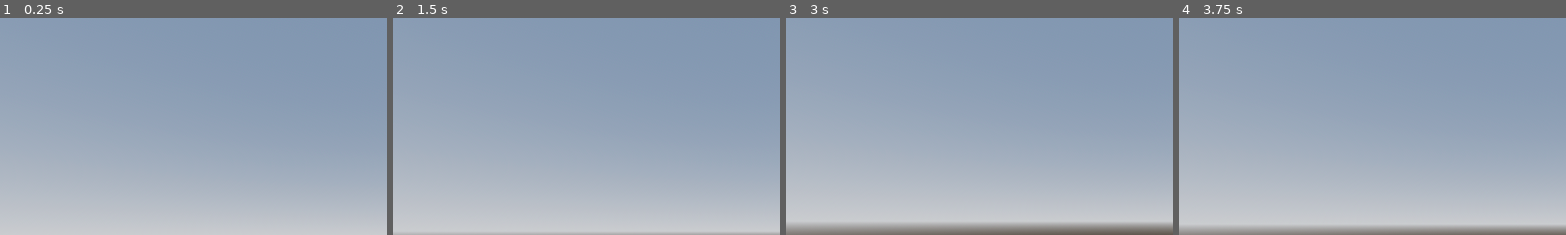
Above: before the commit, frames 1-4 (left to right).
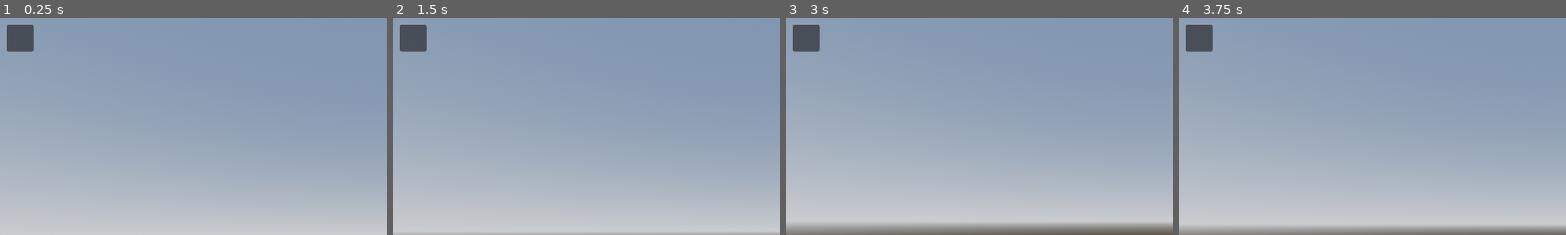
Above: after the commit, the same moments.

Repository: wolfsmith520-github/Godot-4-Inventory
Game: Godot game, scene res://main.tscn
Same seed, same stepped clock (60 frames per second), same inputs: the game is played once before the commit and once after it. The project has no main scene, so this scene is started directly.
Inputs (mouse positions are % of the whole screen's width and height, from its top left):
- Up to frame 1 (0.25 s): no input
- Up to frame 2 (1.5 s): tap Enter (ui_accept) at 0.5, 0.77 s; move the mouse to (55, 50) at 0.52 s; hold W (forward) from 0.53 s (still down); move the mouse to (45, 50) at 1.27 s
- Up to frame 3 (3 s): keep holding W (forward); tap Enter (ui_accept) at 1.52, 2.75 s; move the mouse to (52, 48) at 2.02 s; move the mouse to (49, 52) at 2.77 s
- Up to frame 4 (3.75 s): keep holding W (forward); tap Enter (ui_accept) at 3.02, 3.5 s; move the mouse to (57, 51) at 3.52 s
The pictures show only the part of the screen within x 0-50%, y 0-50%; the shares and areas given below are measured in that part.

The runs differ from the first frame. In frame 1, 0.9% of the frame differs, in the area x 1-9%, y 3-16%; in frame 2, 0.9%; in frame 3, 0.9%; in frame 4, 0.9%.

Commit message:
Init inventory system

Diff:
--- /dev/null
+++ b/Inventory/invrntory.gd
@@ -0,0 +1,15 @@
+extends PanelContainer
+
+const Slot = preload("res://Inventory/slot.tscn")
+@onready var item_gird: GridContainer = $MarginContainer/ItemGird
+
+func populate_item_grid(slot_datas: Array[SlotData]) -> void:
+	for child in item_gird.get_children():
+		child.queue_free()
+
+	for slot_data in slot_datas:
+		var slot = Slot.instantiate()
+		item_gird.add_child(slot)
+
+		if slot_data:
+			slot.set_slot_data(slot_data)
--- /dev/null
+++ b/Inventory/invrntory.tscn
@@ -0,0 +1,19 @@
+[gd_scene load_steps=2 format=3 uid="uid://co268qk3fjky5"]
+
+[ext_resource type="Script" uid="uid://b3lw1m40a6l62" path="res://Inventory/invrntory.gd" id="1_jtis5"]
+
+[node name="Invrntory" type="PanelContainer"]
+offset_right = 40.0
+offset_bottom = 40.0
+script = ExtResource("1_jtis5")
+
+[node name="MarginContainer" type="MarginContainer" parent="."]
+layout_mode = 2
+theme_override_constants/margin_left = 8
+theme_override_constants/margin_top = 8
+theme_override_constants/margin_right = 8
+theme_override_constants/margin_bottom = 8
+
+[node name="ItemGird" type="GridContainer" parent="MarginContainer"]
+layout_mode = 2
+columns = 6
--- /dev/null
+++ b/Inventory/slot.gd
@@ -0,0 +1,13 @@
+extends PanelContainer
+
+@onready var item_icon: TextureRect = $MarginContainer/TextureRect
+@onready var quantity_label: Label = $QuantityLabel
+
+func set_slot_data(slot_data: SlotData) -> void:
+	var item_data = slot_data.item_data
+	item_icon.texture = item_data.texture
+	tooltip_text = "%s\n%s" % [item_data.name, item_data.description]
+
+	if slot_data.quantity > 1:
+		quantity_label.text = "x%s" % slot_data.quantity
+		quantity_label.show()
--- /dev/null
+++ b/Inventory/slot.tscn
@@ -0,0 +1,32 @@
+[gd_scene load_steps=3 format=3 uid="uid://srkc2kwwuxp"]
+
+[ext_resource type="Script" uid="uid://btfxc7l1nbyfy" path="res://Inventory/slot.gd" id="1_s4f18"]
+[ext_resource type="FontFile" uid="uid://dyjlpsugqt1lt" path="res://IBMPlexMono-Medium.ttf" id="2_8fqbu"]
+
+[node name="Slot" type="PanelContainer"]
+custom_minimum_size = Vector2(64, 64)
+offset_right = 40.0
+offset_bottom = 40.0
+script = ExtResource("1_s4f18")
+
+[node name="MarginContainer" type="MarginContainer" parent="."]
+layout_mode = 2
+theme_override_constants/margin_left = 4
+theme_override_constants/margin_top = 4
+theme_override_constants/margin_right = 4
+theme_override_constants/margin_bottom = 4
+
+[node name="TextureRect" type="TextureRect" parent="MarginContainer"]
+layout_mode = 2
+expand_mode = 1
+stretch_mode = 5
+
+[node name="QuantityLabel" type="Label" parent="."]
+visible = false
+layout_mode = 2
+size_flags_horizontal = 8
+size_flags_vertical = 8
+theme_override_colors/font_outline_color = Color(0, 0, 0, 1)
+theme_override_constants/outline_size = 3
+theme_override_fonts/font = ExtResource("2_8fqbu")
+text = "x99"
--- /dev/null
+++ b/Inventory/test_inv.tres
@@ -0,0 +1,23 @@
+[gd_resource type="Resource" script_class="InventoryData" load_steps=7 format=3 uid="uid://djmuegp8ikvcu"]
+
+[ext_resource type="Script" uid="uid://q4guyggjawie" path="res://Resource/inventory_data.gd" id="1_vgqef"]
+[ext_resource type="Script" uid="uid://da1d4poxkt70d" path="res://Resource/slot_data.gd" id="2_r887g"]
+[ext_resource type="Resource" uid="uid://mrbqew4pa1g8" path="res://Item/Items/Apple.tres" id="3_r887g"]
+[ext_resource type="Resource" uid="uid://b204yhf8uvmeo" path="res://Item/Items/BlueBook.tres" id="4_wjlw4"]
+
+[sub_resource type="Resource" id="Resource_wjlw4"]
+script = ExtResource("2_r887g")
+item_data = ExtResource("3_r887g")
+quantity = 10
+metadata/_custom_type_script = "uid://da1d4poxkt70d"
+
+[sub_resource type="Resource" id="Resource_j36rg"]
+script = ExtResource("2_r887g")
+item_data = ExtResource("4_wjlw4")
+quantity = 1
+metadata/_custom_type_script = "uid://da1d4poxkt70d"
+
+[resource]
+script = ExtResource("1_vgqef")
+slot_datas = Array[ExtResource("2_r887g")]([null, null, SubResource("Resource_wjlw4"), null, null, null, SubResource("Resource_j36rg"), null, null, null, null, null, null, null, null, null, null, null])
+metadata/_custom_type_script = "uid://q4guyggjawie"
--- /dev/null
+++ b/Item/ItemAtlas.tres
@@ -0,0 +1,7 @@
+[gd_resource type="AtlasTexture" load_steps=2 format=3 uid="uid://vlfial23hyfd"]
+
+[ext_resource type="Texture2D" uid="uid://dh4lgtahdxnup" path="res://Item/#1 - Transparent Icons.png" id="1_wahqa"]
+
+[resource]
+atlas = ExtResource("1_wahqa")
+region = Rect2(0, 0, 32, 32)
--- /dev/null
+++ b/Item/Items/Apple.tres
@@ -0,0 +1,16 @@
+[gd_resource type="Resource" script_class="ItemData" load_steps=4 format=3 uid="uid://mrbqew4pa1g8"]
+
+[ext_resource type="Script" uid="uid://buqg5ja6xe2ja" path="res://Resource/item_data.gd" id="1_s4kgt"]
+[ext_resource type="Texture2D" uid="uid://dh4lgtahdxnup" path="res://Item/#1 - Transparent Icons.png" id="2_htujd"]
+
+[sub_resource type="AtlasTexture" id="AtlasTexture_4bkvq"]
+atlas = ExtResource("2_htujd")
+region = Rect2(288, 448, 32, 32)
+
+[resource]
+script = ExtResource("1_s4kgt")
+name = "Apple"
+description = "An apple a day keeps the doctor away"
+stackable = true
+texture = SubResource("AtlasTexture_4bkvq")
+metadata/_custom_type_script = "uid://buqg5ja6xe2ja"
--- /dev/null
+++ b/Item/Items/BlueBook.tres
@@ -0,0 +1,16 @@
+[gd_resource type="Resource" script_class="ItemData" load_steps=4 format=3 uid="uid://b204yhf8uvmeo"]
+
+[ext_resource type="Script" uid="uid://buqg5ja6xe2ja" path="res://Resource/item_data.gd" id="1_plweo"]
+[ext_resource type="Texture2D" uid="uid://dh4lgtahdxnup" path="res://Item/#1 - Transparent Icons.png" id="2_e8ilu"]
+
+[sub_resource type="AtlasTexture" id="AtlasTexture_ysfvd"]
+atlas = ExtResource("2_e8ilu")
+region = Rect2(0, 416, 32, 32)
+
+[resource]
+script = ExtResource("1_plweo")
+name = "BlueBook"
+description = "Good reading material"
+stackable = false
+texture = SubResource("AtlasTexture_ysfvd")
+metadata/_custom_type_script = "uid://buqg5ja6xe2ja"
--- /dev/null
+++ b/Resource/inventory_data.gd
@@ -0,0 +1,4 @@
+extends Resource
+class_name InventoryData
+
+@export var slot_datas: Array[SlotData]
--- /dev/null
+++ b/Resource/item_data.gd
@@ -0,0 +1,7 @@
+extends Resource
+class_name ItemData
+
+@export var name: String = ""
+@export_multiline var description: String = ""
+@export var stackable: bool = false
+@export var texture: AtlasTexture
--- /dev/null
+++ b/Resource/slot_data.gd
@@ -0,0 +1,14 @@
+extends Resource
+class_name SlotData
+
+const MAX_STACK_SIZE: int = 99
+
+@export var item_data: ItemData
+@export_range(1, MAX_STACK_SIZE) var quantity: int = 1:
+	set = set_quantity
+
+func set_quantity(value: int) -> void:
+	quantity = value
+	if quantity > 1 and not item_data.stackable:
+		quantity = 1
+		push_error("%s is not stackable, setting quantity to 1." % item_data.name)
--- a/main.tscn
+++ b/main.tscn
@@ -1,6 +1,7 @@
-[gd_scene load_steps=9 format=3 uid="uid://bcl3e70qyvo6p"]
+[gd_scene load_steps=10 format=3 uid="uid://bcl3e70qyvo6p"]
 
 [ext_resource type="Script" uid="uid://w7bg3yu5rxsh" path="res://player_controller.gd" id="1_ig7tw"]
+[ext_resource type="PackedScene" uid="uid://co268qk3fjky5" path="res://Inventory/invrntory.tscn" id="2_0xm2m"]
 
 [sub_resource type="ProceduralSkyMaterial" id="ProceduralSkyMaterial_ig7tw"]
 sky_horizon_color = Color(0.662243, 0.671743, 0.686743, 1)
@@ -55,3 +56,18 @@
 [node name="MeshInstance3D" type="MeshInstance3D" parent="Player"]
 transform = Transform3D(1, 0, 0, 0, 1, 0, 0, 0, 1, 0, 1, 0)
 mesh = SubResource("CapsuleMesh_ig7tw")
+
+[node name="UI" type="CanvasLayer" parent="."]
+
+[node name="InventoryInterface" type="Control" parent="UI"]
+layout_mode = 3
+anchors_preset = 0
+offset_right = 40.0
+offset_bottom = 40.0
+
+[node name="PlayerInventory" parent="UI/InventoryInterface" instance=ExtResource("2_0xm2m")]
+layout_mode = 0
+offset_left = 10.0
+offset_top = 10.0
+offset_right = 50.0
+offset_bottom = 50.0
Binary file added: IBMPlexMono-Medium.ttf
Not shown, added: IBMPlexMono-Medium.ttf.import
Not shown, added: Inventory/invrntory.gd.uid
Not shown, added: Inventory/slot.gd.uid
Binary file added: Item/#1 - Transparent Icons.png
Not shown, added: Item/#1 - Transparent Icons.png.import
Not shown, added: Resource/inventory_data.gd.uid
Not shown, added: Resource/item_data.gd.uid
Not shown, added: Resource/slot_data.gd.uid
